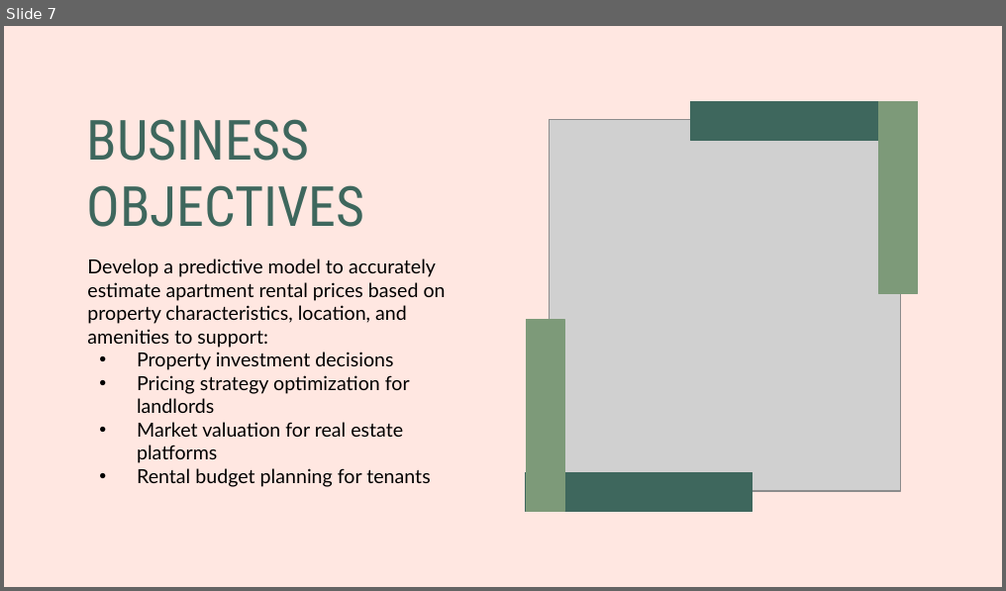
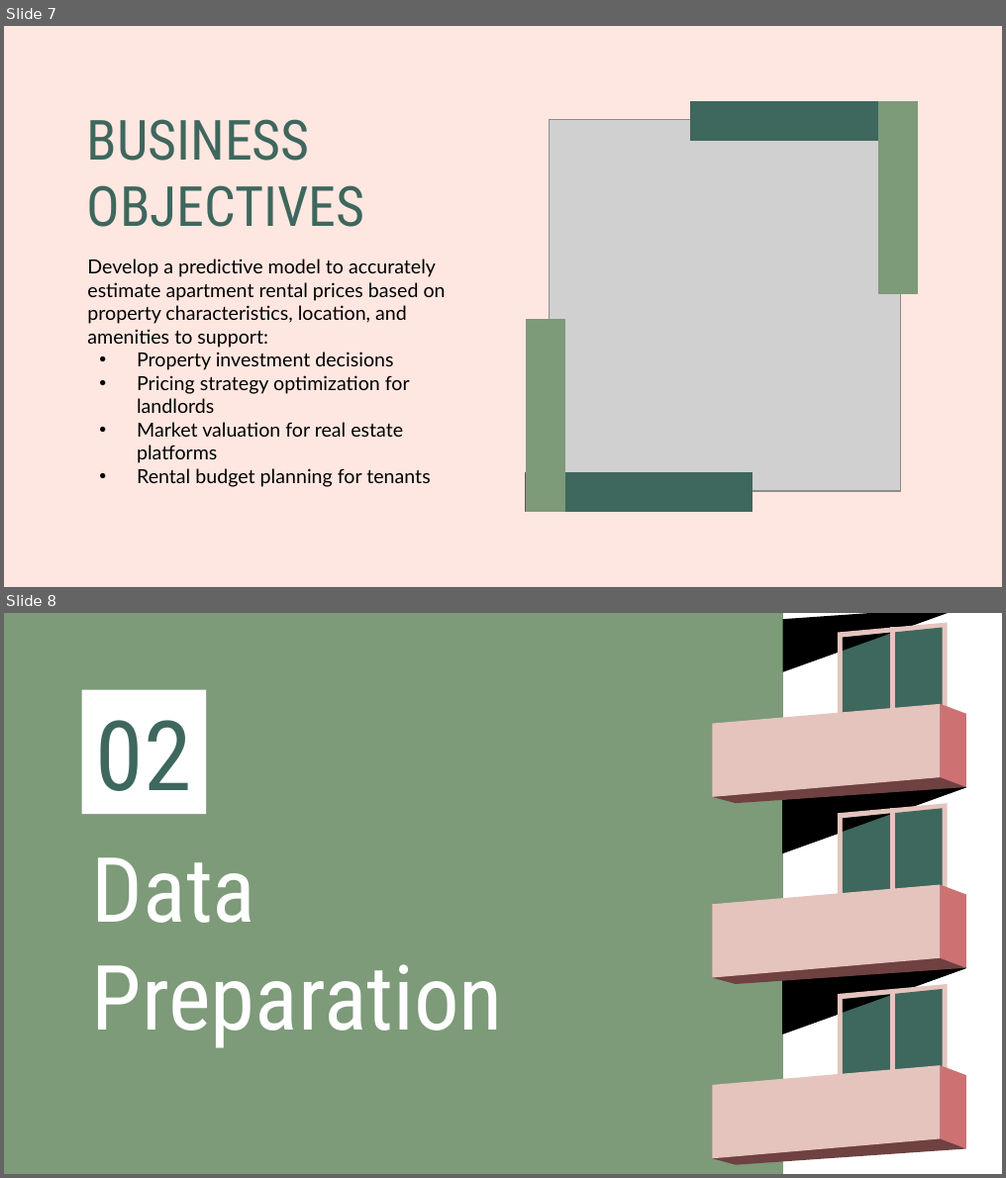
Before and after one commit to satriasaid/studentperfpy, a slide deck: [apt_rent] FinPro_DS32_FinPro_Satria Herlambang Pamungkas Said.pptx. Shown one above the other, each under a label of ours: slide 7 before the commit, slides 7 and 8 after it. The pictures are 1006x591 and 1006x1178 pixels, drawn with LibreOffice and Linux fonts; fonts in the diff are those of the drawing; grey boxes stand for pictures. Boxes give left, top, right and bottom in pixels: in the first picture for what was removed or moved away, otherwise in the second. Text is boxed around its words. In the diff, an @@ line names an element or a change of style, - is before the commit and + after.

```diff
--- a/[apt_rent] FinPro_DS32_FinPro_Satria Herlambang Pamungkas Said.pptx
+++ b/[apt_rent] FinPro_DS32_FinPro_Satria Herlambang Pamungkas Said.pptx
@@ slide 8 added at (x1=4, y1=613, x2=1002, y2=1174), background #7D9A79 @@
@@ freeform shape added at (x1=782, y1=613, x2=1002, y2=1174), fill #FFFFFF @@
@@ freeform shape added at (x1=782, y1=613, x2=966, y2=671), fill #000000 @@
@@ freeform shape added at (x1=838, y1=622, x2=947, y2=734), fill #E6C4BE @@
@@ freeform shape added at (x1=843, y1=627, x2=943, y2=741), fill #3E675D @@
@@ freeform shape added at (x1=843, y1=632, x2=894, y2=651), fill #000000 @@
@@ freeform shape added at (x1=889, y1=627, x2=894, y2=741), fill #E6C4BE @@
@@ title added at (x1=82, y1=690, x2=206, y2=814), fill #FFFFFF, 70 pt, text #3E675D @@
+02
@@ freeform shape added at (x1=713, y1=714, x2=966, y2=804), fill #6F4141 @@
@@ freeform shape added at (x1=713, y1=704, x2=941, y2=796), fill #E6C4BE @@
@@ freeform shape added at (x1=941, y1=704, x2=966, y2=786), fill #CE7173 @@
@@ freeform shape added at (x1=782, y1=787, x2=966, y2=854), fill #000000, outline #000000 0.75 pt @@
@@ freeform shape added at (x1=838, y1=804, x2=947, y2=915), fill #E6C4BE @@
@@ freeform shape added at (x1=843, y1=809, x2=943, y2=922), fill #3E675D @@
@@ freeform shape added at (x1=843, y1=814, x2=894, y2=833), fill #000000 @@
@@ freeform shape added at (x1=889, y1=809, x2=894, y2=922), fill #E6C4BE @@
@@ title added at (x1=92, y1=858, x2=503, y2=1049), 65 pt, text #FFFFFF @@
+Data Preparation
@@ freeform shape added at (x1=713, y1=894, x2=966, y2=984), fill #6F4141 @@
@@ freeform shape added at (x1=713, y1=884, x2=941, y2=977), fill #E6C4BE @@
@@ freeform shape added at (x1=941, y1=884, x2=966, y2=967), fill #CE7173 @@
@@ freeform shape added at (x1=782, y1=968, x2=966, y2=1034), fill #000000, outline #000000 0.75 pt @@
@@ freeform shape added at (x1=838, y1=984, x2=947, y2=1096), fill #E6C4BE @@
@@ freeform shape added at (x1=843, y1=989, x2=943, y2=1103), fill #3E675D @@
@@ freeform shape added at (x1=843, y1=994, x2=894, y2=1013), fill #000000 @@
@@ freeform shape added at (x1=889, y1=989, x2=894, y2=1103), fill #E6C4BE @@
@@ freeform shape added at (x1=713, y1=1076, x2=966, y2=1165), fill #6F4141 @@
@@ freeform shape added at (x1=713, y1=1066, x2=941, y2=1158), fill #E6C4BE @@
@@ freeform shape added at (x1=941, y1=1066, x2=966, y2=1149), fill #CE7173 @@
```
Also in this commit, not shown: 6 slides changed, 2 other slides added, 1 other file.
